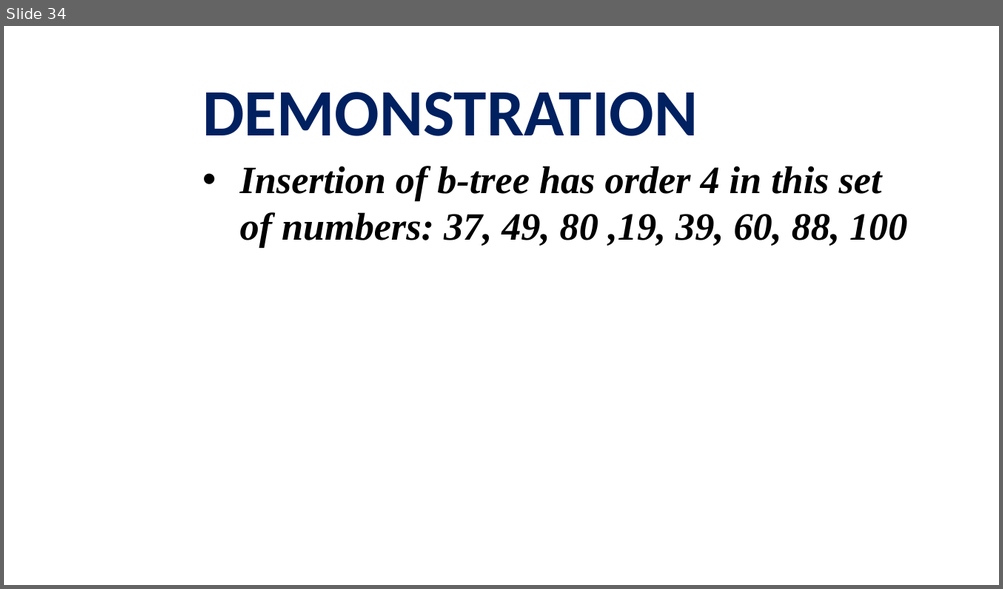
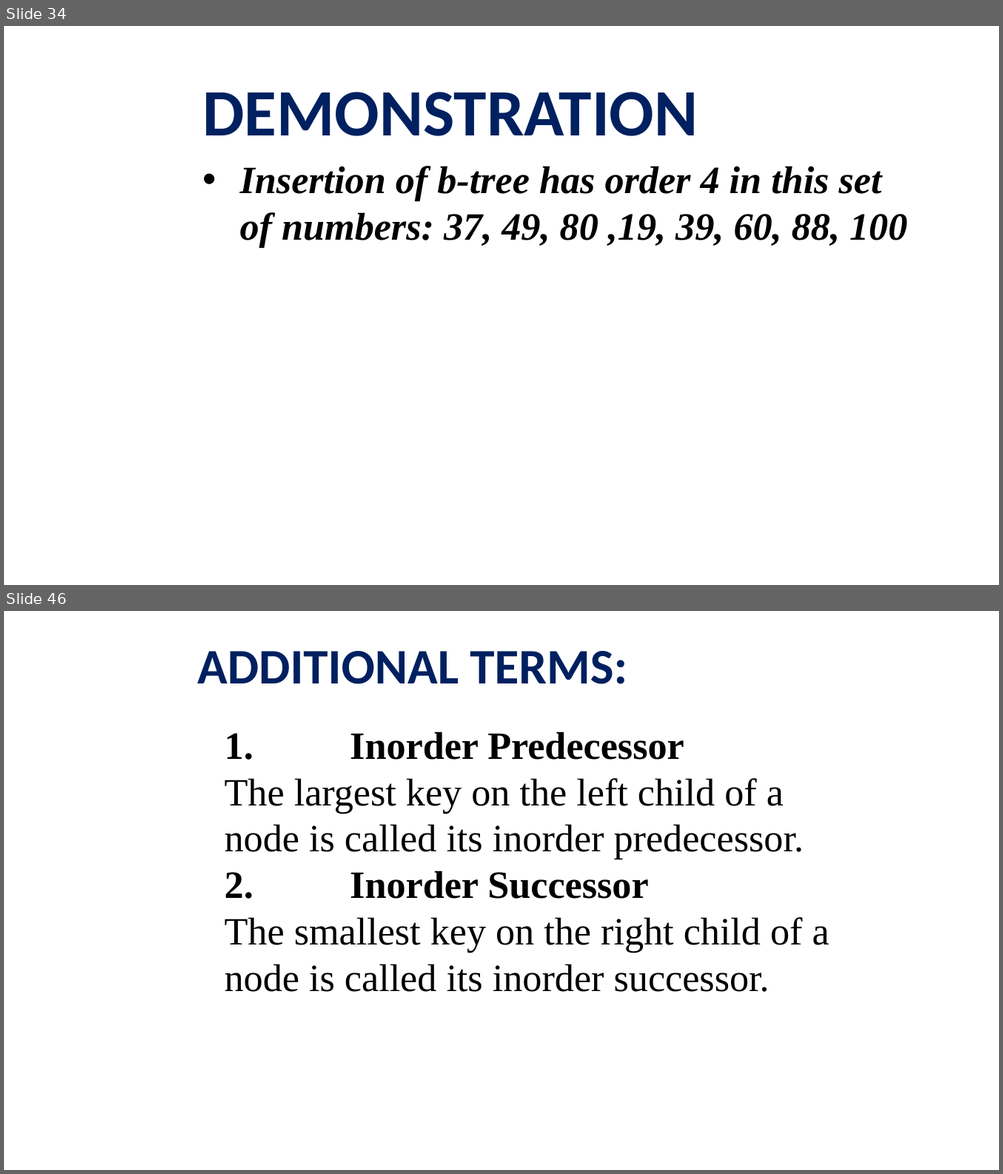
Before and after one commit to viettungvuong/Seminar, a slide deck: Seminar.pptx. Shown one above the other, each under a label of ours: slide 34 before the commit, slides 34 and 46 after it; the slides between them are not shown. The pictures are 1003x589 and 1003x1174 pixels, drawn with LibreOffice and Linux fonts; fonts in the diff are those of the drawing; background and template pictures are left out. Boxes give left, top, right and bottom in pixels: in the first picture for what was removed or moved away, otherwise in the second. Text is boxed around its words. In the diff, an @@ line names an element or a change of style, - is before the commit and + after.

```diff
--- a/Seminar.pptx
+++ b/Seminar.pptx
@@ slide 46 added at box(4, 611, 999, 1170), background picture (left out) @@
@@ title added at box(197, 651, 627, 684), 36 pt, text #002060, bold @@
+ADDITIONAL TERMS:
@@ text added at box(225, 732, 829, 992), 28 pt, text #000000 @@
+1. Inorder Predecessor
+   The largest key on the left child of a node is called its inorder predecessor.
+2. Inorder Successor
+   The smallest key on the right child of a node is called its inorder successor.
```
Also in this commit, not shown: 1 slide changed, 36 other slides added, 1 slide removed, 1 other file.
